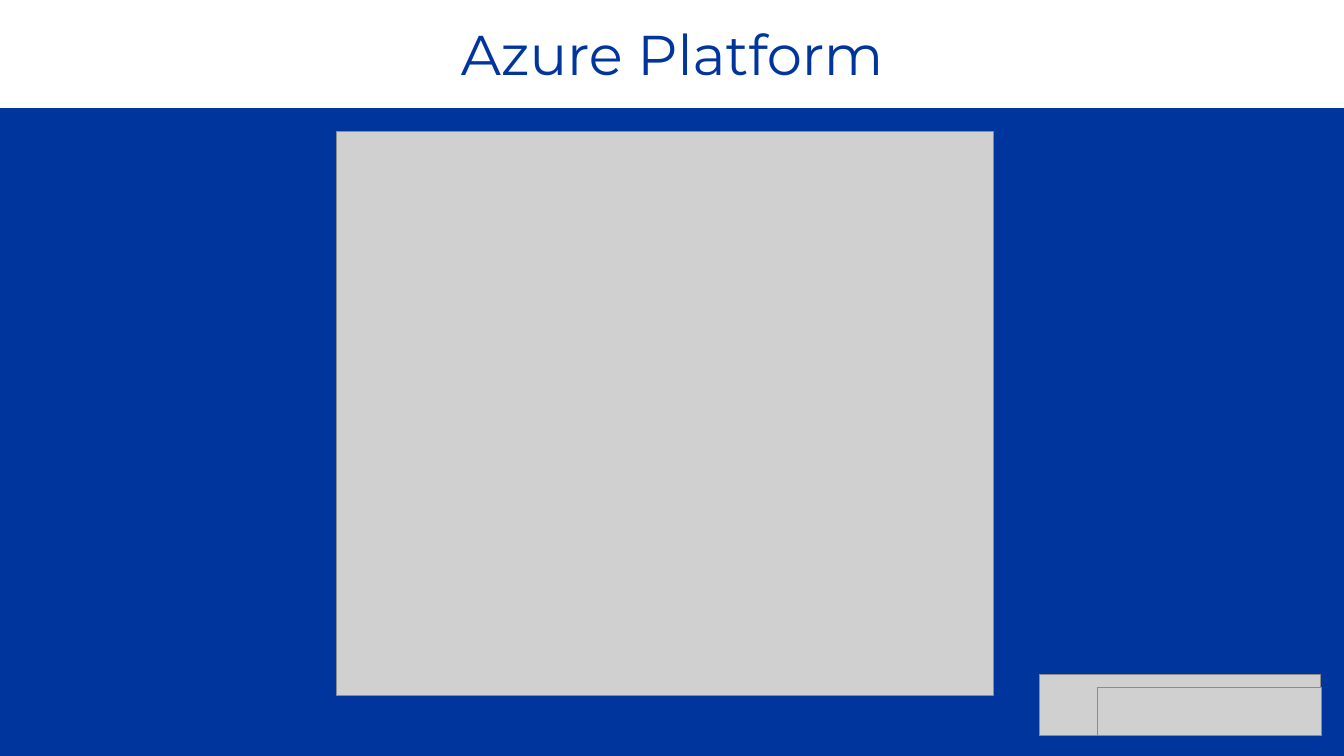
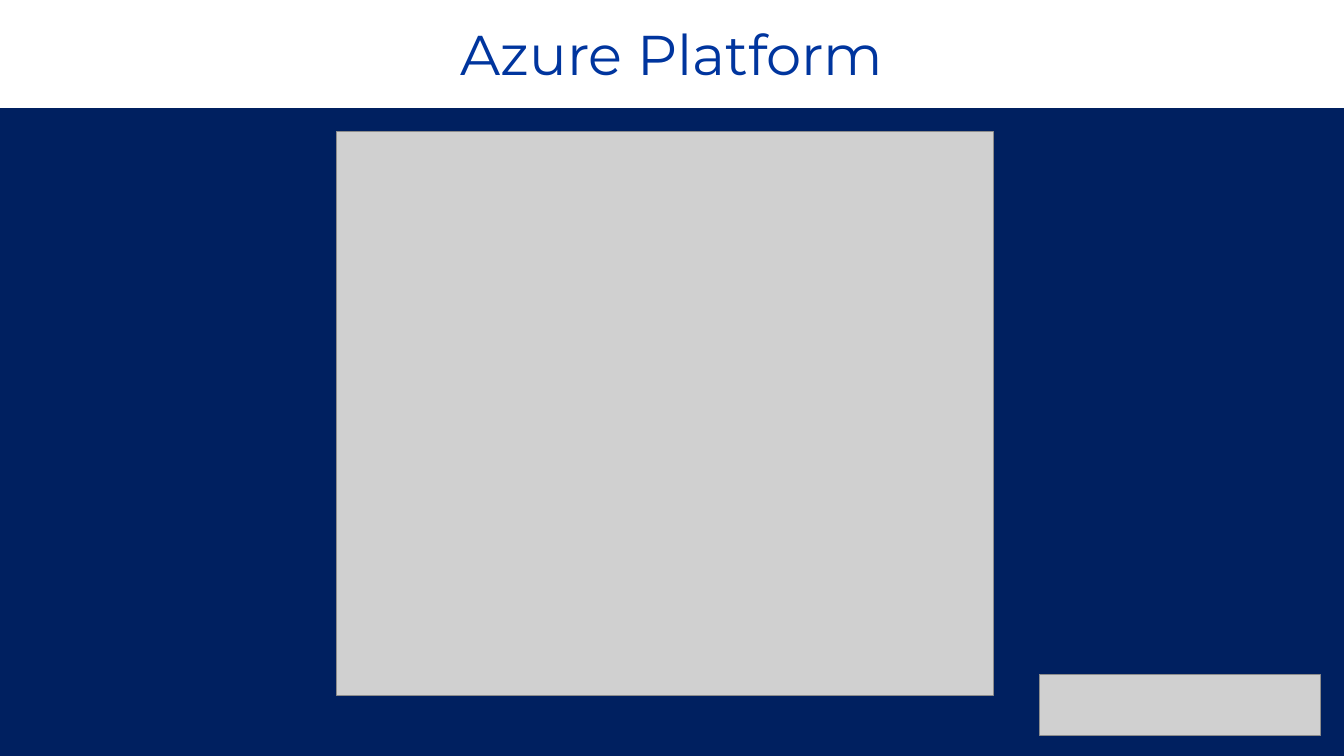
Before and after one commit to bcafferky/shared, a slide deck: slide 5 of FullAutomationWithPowerShell/PowerShellAzureFullAuto.pptx (slide 6 before the commit). Drawn at 1344x756 pixels with LibreOffice and Linux fonts; fonts in the diff are those of the drawing; grey boxes stand for pictures. Boxes give left, top, right and bottom in pixels: in the first picture for what was removed or moved away, otherwise in the second. Text is boxed around its words. In the diff, an @@ line names an element or a change of style, - is before the commit and + after.

```diff
--- a/FullAutomationWithPowerShell/PowerShellAzureFullAuto.pptx
+++ b/FullAutomationWithPowerShell/PowerShellAzureFullAuto.pptx
@@ background #00359E to #002060 @@
@@ picture removed at [1098, 688, 1322, 736] @@
```
Also in this commit, not shown: 40 other slides changed, 1 slide added, 2 slides removed, 36 other files.
